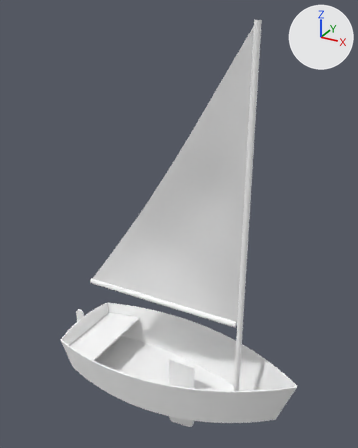
The glTF model public/models/basicDinghy.gltf as it was, and as the next commit left it.
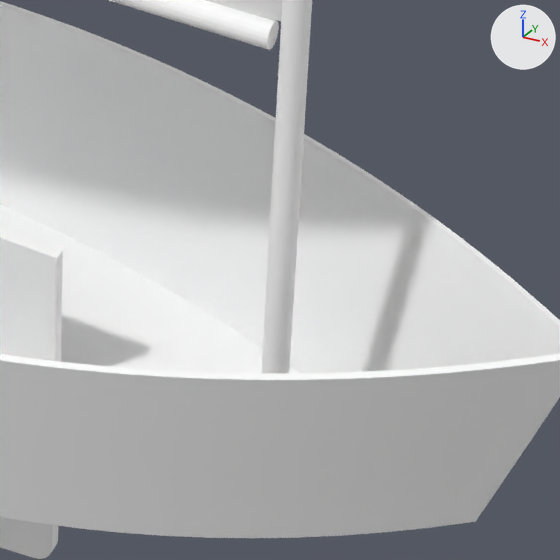
The first picture shows the older version from a 50 mm camera at (23.7, -40.7, 40.8) aimed at (0.4, 1.6, 19.6). The close-ups show both versions on the part from 51% to 82% of the width and 71% to 95% of the height of that picture; other places that the commit changed are outside them. The lights are fixed; the arrows at upper right show +X, +Y and +Z. Where no turn or scale is listed for an object, it has been applied to the vertices.

In view in the first close-up: 'Dinghy', 'Dinghy_Boom', 'Dinghy_Daggerboard', 'Dinghy_Pole', 'Sail'.
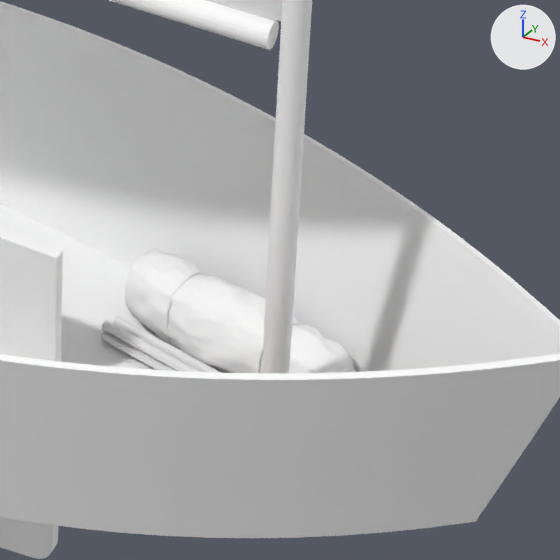
The change, as a list of edits to the scene's bpy script:
```text
Add me_circle_003:
    me_circle_003.from_pydata(...)  # 80 vertices, 144 faces; spans x -0.16..8.56, y -2.29..0.41, z -0.12..0.97
Add me_tarp:
    me_tarp.from_pydata(...)  # 4232 vertices, 8450 faces; spans x -2.98..2.97, y -1.47..1.44, z -1.04..1.12
    me_tarp.materials.append(mat_basicwood)  # white #ffffff
Add ob_awning_rods:
    ob_awning_rods = bpy.data.objects.new('Awning_rods', me_circle_003)
    ob_awning_rods.location = (3.6, 1.74, -0.64)
Add ob_awning_tarp:
    ob_awning_tarp = bpy.data.objects.new('Awning_Tarp', me_tarp)
    ob_awning_tarp.location = (6.72, 2.28, 0.26)
```

Boxes [x1, y1, x2, y2] around the edits, measured in the close-ups (560 x 560 px):
'Awning_Tarp', added
    after: [125, 250, 355, 373]
'Awning_rods', added
    after: [102, 316, 221, 373]
